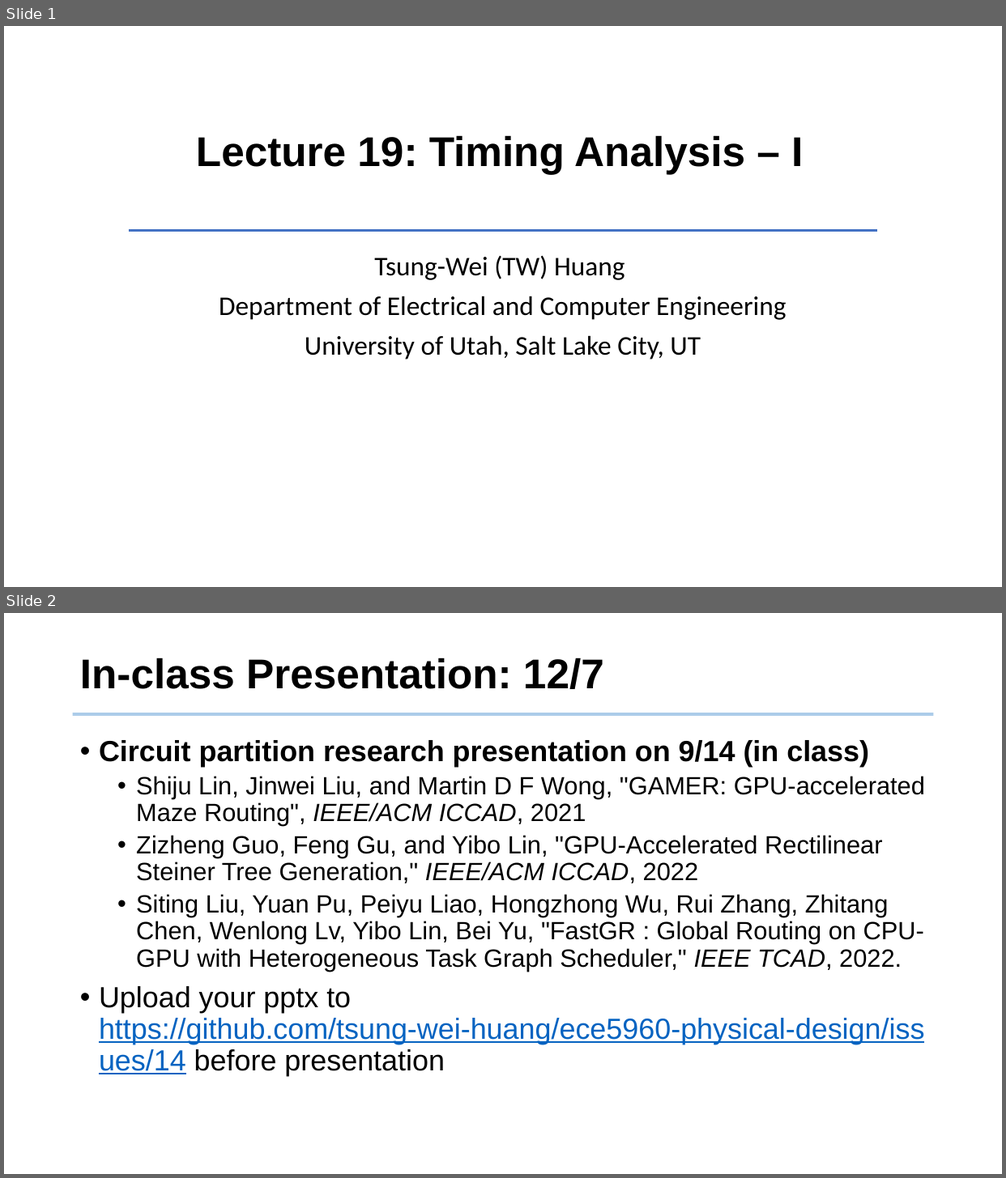
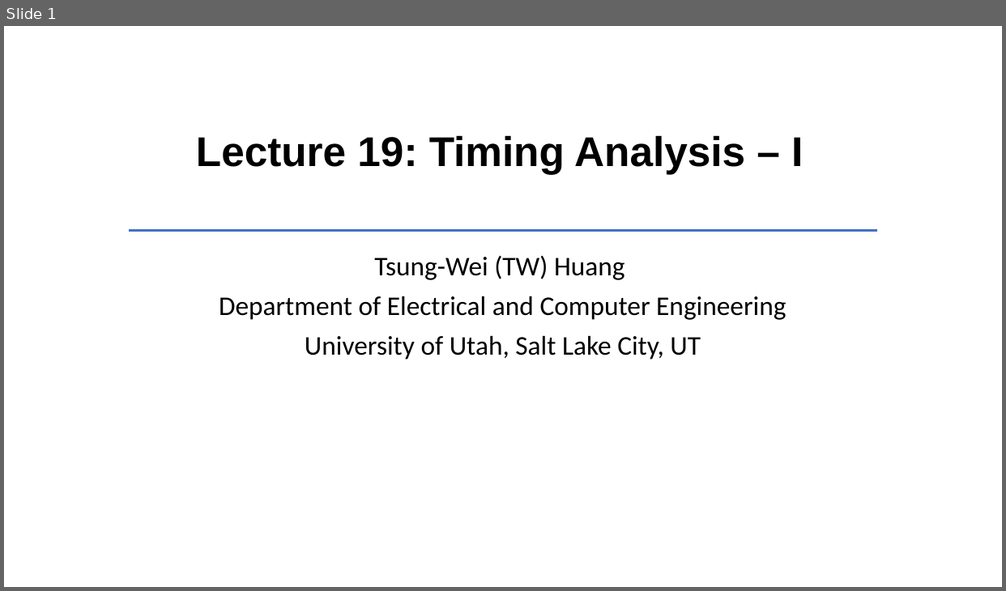
Before and after one commit to tsung-wei-huang/ece5960-physical-design, a slide deck: Lectures/lecture19.pptx. Shown one above the other, each under a label of ours: slides 1 and 2 before the commit, slide 1 after it. The pictures are 1006x1178 and 1006x591 pixels, drawn with LibreOffice and Linux fonts; fonts in the diff are those of the drawing; background and template pictures are left out. Boxes give left, top, right and bottom in pixels: in the first picture for what was removed or moved away, otherwise in the second. Text is boxed around its words. In the diff, an @@ line names an element or a change of style, - is before the commit and + after.

Commit message:
updated lecture20

```diff
--- a/Lectures/lecture19.pptx
+++ b/Lectures/lecture19.pptx
@@ slide 2 removed at (x1=4, y1=613, x2=1002, y2=1174), background #FFFFFF @@
@@ title removed at (x1=80, y1=658, x2=604, y2=689) @@
-In-class Presentation: 12/7
@@ line removed from (73, 714) to (934, 714) @@
@@ text removed at (x1=99, y1=740, x2=925, y2=1076) @@
-• Circuit partition research presentation on 9/14 (in class)
-  • Shiju Lin, Jinwei Liu, and Martin D F Wong, "GAMER: GPU-accelerated Maze Routing", IEEE/ACM ICCAD, 2021
-  • Zizheng Guo, Feng Gu, and Yibo Lin, "GPU-Accelerated Rectilinear Steiner Tree Generation," IEEE/ACM ICCAD, 2022
-  • Siting Liu, Yuan Pu, Peiyu Liao, Hongzhong Wu, Rui Zhang, Zhitang Chen, Wenlong Lv, Yibo Lin, Bei Yu, "FastGR : Global Routing on CPU-GPU with Heterogeneous Task Graph Scheduler," IEEE TCAD, 2022.
-• Upload your pptx to https://github.com/tsung-wei-huang/ece5960-physical-design/issues/14 before presentation
```
Also in this commit, not shown: 6 other files.
